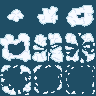
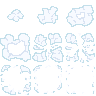
Layer changes from the first 96px x 96px image to the second:
hid "Background" over [0, 0, 96, 96]
